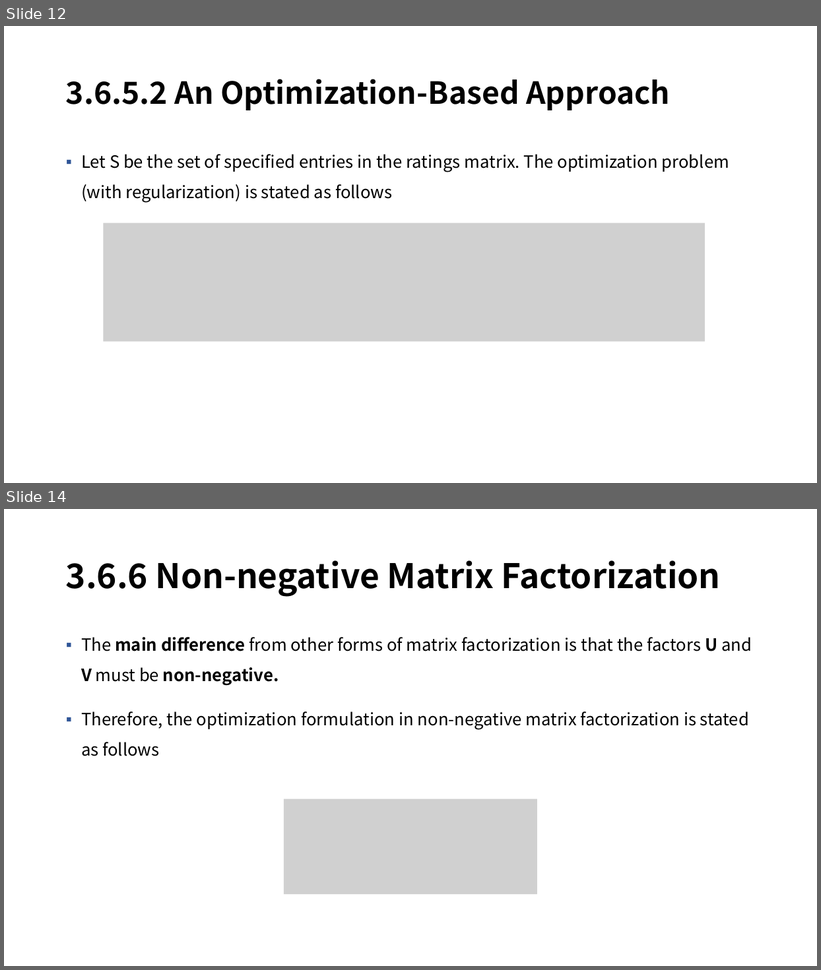
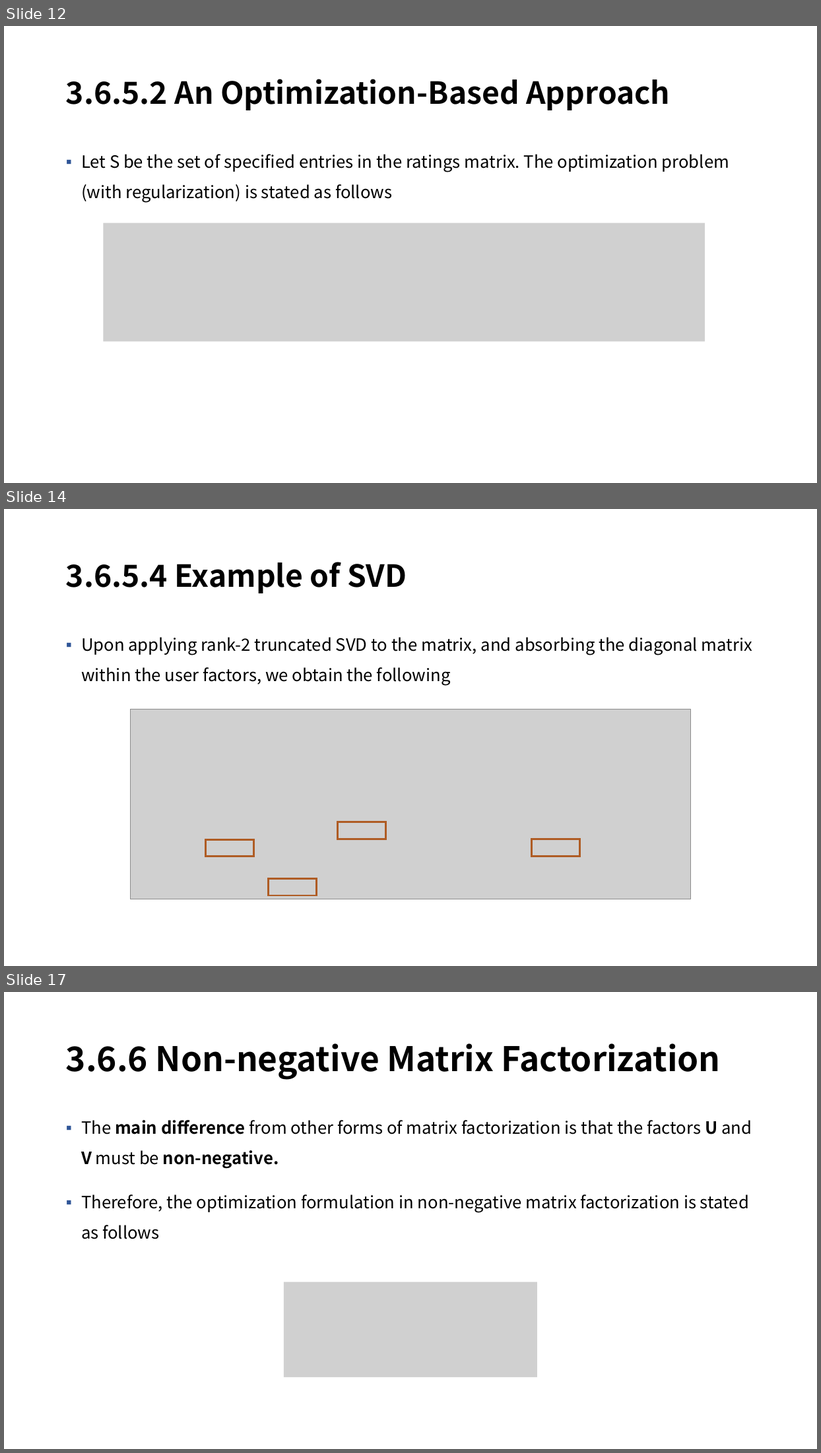
Before and after one commit to mmvv11/GraduateStudies, a slide deck: RecSysStudy/Recommender System ch.3.6.5~.pptx. Shown one above the other, each under a label of ours: slides 12 and 14 before the commit, slides 12, 14 and 17 after it; the slides between them are not shown. The pictures are 821x970 and 821x1453 pixels, drawn with LibreOffice and Linux fonts; fonts in the diff are those of the drawing; grey boxes stand for pictures; background and template pictures are left out. Boxes give left, top, right and bottom in pixels: in the first picture for what was removed or moved away, otherwise in the second. Text is boxed around its words. In the diff, an @@ line names an element or a change of style, - is before the commit and + after.

```diff
--- a/RecSysStudy/Recommender System ch.3.6.5~.pptx
+++ b/RecSysStudy/Recommender System ch.3.6.5~.pptx
@@ slide 14 added at [4, 509, 817, 966], background picture (left out) @@
@@ title added at [66, 562, 407, 593], 36 pt, text #000000, bold @@
+3.6.5.4 Example of SVD
@@ text added at [81, 637, 752, 686], 20 pt, text #000000 @@
+▪ Upon applying rank-2 truncated SVD to the matrix, and absorbing the diagonal matrix within the user factors, we obtain the following
@@ picture added at [131, 710, 691, 900] @@
@@ rectangle added at [338, 823, 386, 840], outline #AF5C24 2.25 pt @@
@@ rectangle added at [206, 840, 254, 857], outline #AF5C24 2.25 pt @@
@@ rectangle added at [531, 840, 580, 857], outline #AF5C24 2.25 pt @@
@@ rectangle added at [268, 879, 316, 896], outline #AF5C24 2.25 pt @@
@@ what was slide 14 is now slide 17 @@
```
Also in this commit, not shown: 2 slides changed, 3 other slides added, 1 slide removed.
